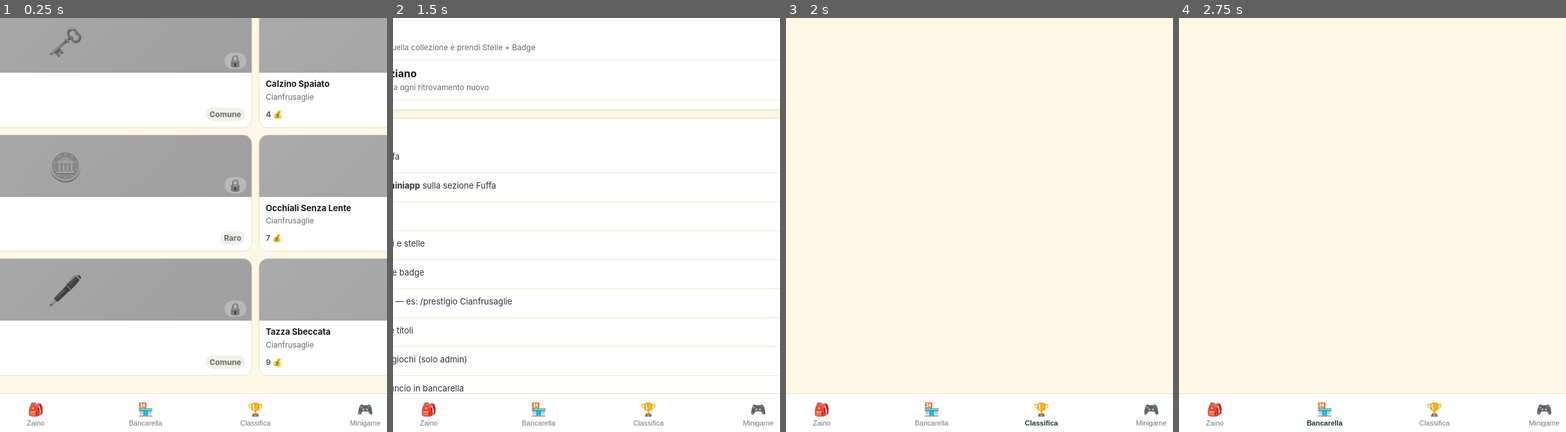
Above: before the commit, frames 1-4 (left to right).
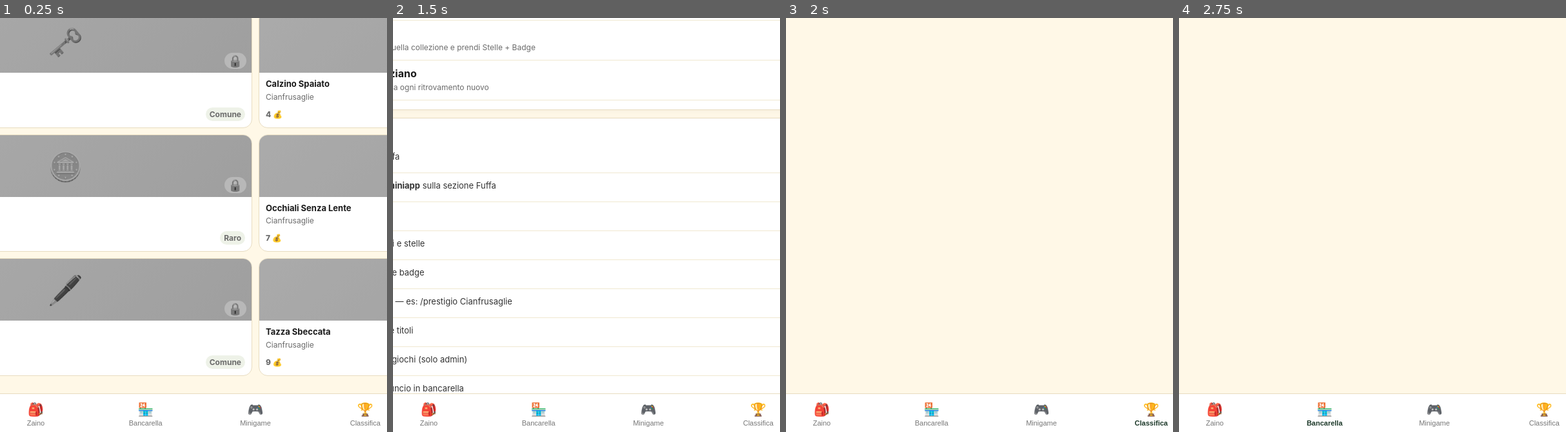
Above: after the commit, the same moments.

Repository: fuoridichat2025-rgb/fuoridigame-miniapp
Game: browser game, page index.html
Same seed, same stepped clock (60 frames per second), same inputs: the game is played once before the commit and once after it.
Inputs (mouse positions are % of the whole screen's width and height, from its top left):
- Up to frame 1 (0.25 s): no input
- Up to frame 2 (1.5 s): click (50, 63) at 0.27 s; click (50, 69) at 1.07 s; click "📖 Istruzioni" at 1.27 s
- Up to frame 3 (2 s): click (30, 40) at 1.67 s; click "🏆 Classifica" at 1.87 s
- Up to frame 4 (2.75 s): click "🎒 Zaino" at 2.02 s; click (69, 33) at 2.27 s; click "🏪 Bancarella" at 2.47 s
The pictures show only the part of the screen within x 17-67%, y 50-100%; the shares and areas given below are measured in that part.

The runs differ from the first frame. In frame 1, 0.3% of the frame differs, in the area x 62-99%, y 92-99%; in frame 2, 0.3%; in frame 3, 0.4%, in the area x 61-99%, y 92-99%; in frame 4, 0.3%.

Commit message:
Update index.html

Diff:
--- a/index.html
+++ b/index.html
@@ -236,8 +236,8 @@
 <button data-tab="collezioni" class="active"><span>🗂️</span>Collezioni</button>
 <button data-tab="zaino"><span>🎒</span>Zaino</button>
 <button data-tab="bancarella"><span>🏪</span>Bancarella</button>
+<button data-tab="minigame"><span>🎮</span>Minigame</button>
 <button data-tab="classifica"><span>🏆</span>Classifica</button>
-<button data-tab="minigame"><span>🎮</span>Minigame</button>
 <button data-tab="istruzioni"><span>📖</span>Istruzioni</button>
 <button data-tab="credits"><span>❤️</span>Credits</button>
 </nav>
@@ -279,7 +279,6 @@
 {id:"biscotto",name:"Biscotto di Pan di Zenzero",coll:"Natalizia",emoji:"🍪",value:18,rarity:"Comune"},
 ];
 let owned=new Set(["tappo","anello"]);
-let DatiMinigame=[]; let MioMinigame=null;
 let curFilter="all";
 function renderCollections(){
   const wrap=document.getElementById("collections");
@@ -299,24 +298,7 @@
   });
   wrap.innerHTML=html;
 }
-function toggleItem(id){ if(owned.has(id)) owned.delete(id); else owned.add(id); renderCollections(); renderZaino(); renderMinigame();
-async function caricaMinigame(){
-  try{
-    const params=new URLSearchParams(location.search);
-    let group_id=params.get("group_id")||"";
-    let user_id="";
-    let tg=null;
-    try{ tg=window.Telegram && Telegram.WebApp ? Telegram.WebApp.initDataUnsafe : null; }catch(e){}
-    if(tg && tg.user) user_id=String(tg.user.id);
-    if(!user_id) user_id=params.get("user_id")||"";
-    if(!group_id && tg && tg.chat) group_id=String(tg.chat.id||"");
-    if(!group_id) return;
-    const url="https://fuoridigame.fuoridichat2025.workers.dev/api/classifica-minigame?group_id="+encodeURIComponent(group_id)+(user_id?"&user_id="+encodeURIComponent(user_id):"");
-    const r=await fetch(url).then(x=>x.json()).catch(()=>null);
-    if(r && r.ok){ DatiMinigame=r.classifica||[]; MioMinigame=r.mio||null; renderMinigame(); }
-  }catch(e){}
-}
-caricaMinigame(); }
+function toggleItem(id){ if(owned.has(id)) owned.delete(id); else owned.add(id); renderCollections(); renderZaino(); renderMinigame(); caricaMinigame(); }
 function renderZaino(){
   const el=document.getElementById("zainoDemo");
   const list=ITEMS.filter(i=>owned.has(i.id));
@@ -342,21 +324,7 @@
   if(!DatiMinigame || DatiMinigame.length===0){ el.innerHTML=`<p class="small">Ancora nessuno in classifica Minigame. Aspetta le :00 nel gruppo!</p>`; return; }
   el.innerHTML=`<h3 style="margin-bottom:8px">🏆 Classifica Minigame - completa</h3>`+DatiMinigame.map((u,i)=>`<div clas …(220 unchanged characters)…
 }
-function showTab(tab){
-  document.querySelectorAll(".section").forEach(s=>s.classList.remove("active"));
-  document.querySelectorAll("nav button").forEach(b=>b.classList.remove("active"));
-  const sec=document.getElementById("sec-"+tab);
-  if(sec) sec.classList.add("active");
-  const btn=document.querySelector(`nav button[data-tab="${tab}"]`);
-  if(btn) btn.classList.add("active");
-  window.scrollTo({top:0,behavior:"smooth"});
-}
-document.querySelectorAll("nav button").forEach(b=>b.addEventListener("click",()=>showTab(b.dataset.tab)));
-document.querySelectorAll("#filters .filter").forEach(f=>f.addEventListener("click",()=>{
-  document.querySelectorAll("#filters .filter").forEach(x=>x.classList.remove("active"));
-  f.classList.add("active"); curFilter=f.dataset.f; renderCollections();
-}));
-renderCollections(); renderZaino(); renderMinigame();
+let DatiMinigame=[]; let MioMinigame=null;
 async function caricaMinigame(){
   try{
     const params=new URLSearchParams(location.search);
@@ -373,7 +341,21 @@
     if(r && r.ok){ DatiMinigame=r.classifica||[]; MioMinigame=r.mio||null; renderMinigame(); }
   }catch(e){}
 }
-caricaMinigame();
+function showTab(tab){
+  document.querySelectorAll(".section").forEach(s=>s.classList.remove("active"));
+  document.querySelectorAll("nav button").forEach(b=>b.classList.remove("active"));
+  const sec=document.getElementById("sec-"+tab);
+  if(sec) sec.classList.add("active");
+  const btn=document.querySelector(`nav button[data-tab="${tab}"]`);
+  if(btn) btn.classList.add("active");
+  window.scrollTo({top:0,behavior:"smooth"});
+}
+document.querySelectorAll("nav button").forEach(b=>b.addEventListener("click",()=>showTab(b.dataset.tab)));
+document.querySelectorAll("#filters .filter").forEach(f=>f.addEventListener("click",()=>{
+  document.querySelectorAll("#filters .filter").forEach(x=>x.classList.remove("active"));
+  f.classList.add("active"); curFilter=f.dataset.f; renderCollections();
+}));
+renderCollections(); renderZaino(); renderMinigame(); caricaMinigame();
 const params=new URLSearchParams(location.search);
 let sec=params.get("section")||params.get("startapp")||"";
 if(!sec && location.hash) sec=location.hash.replace("#","");
